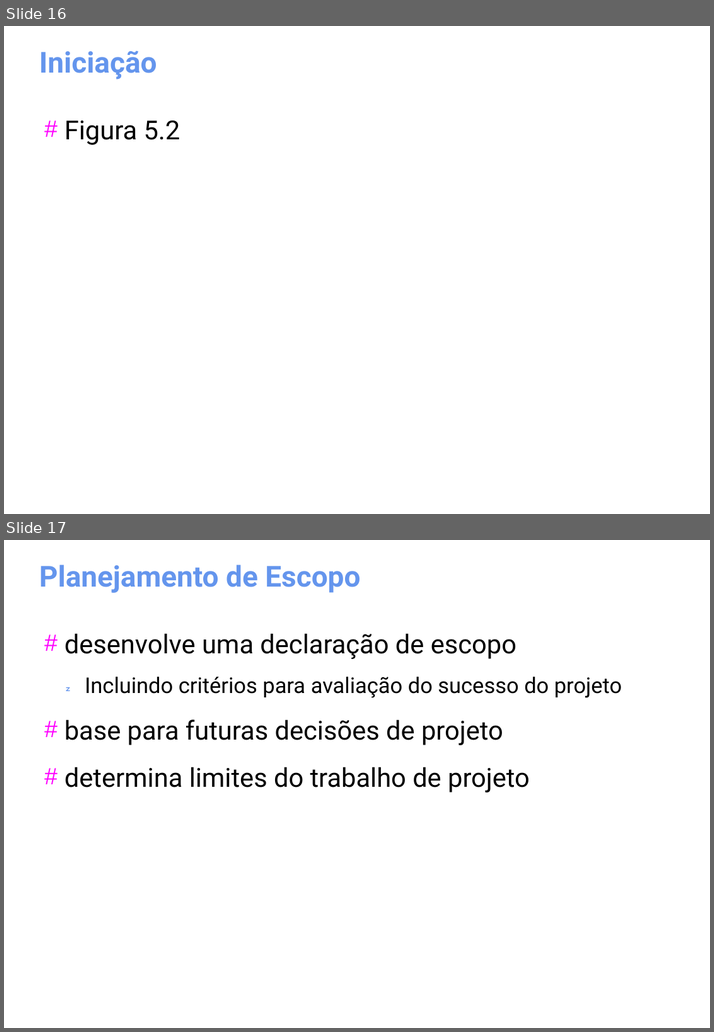
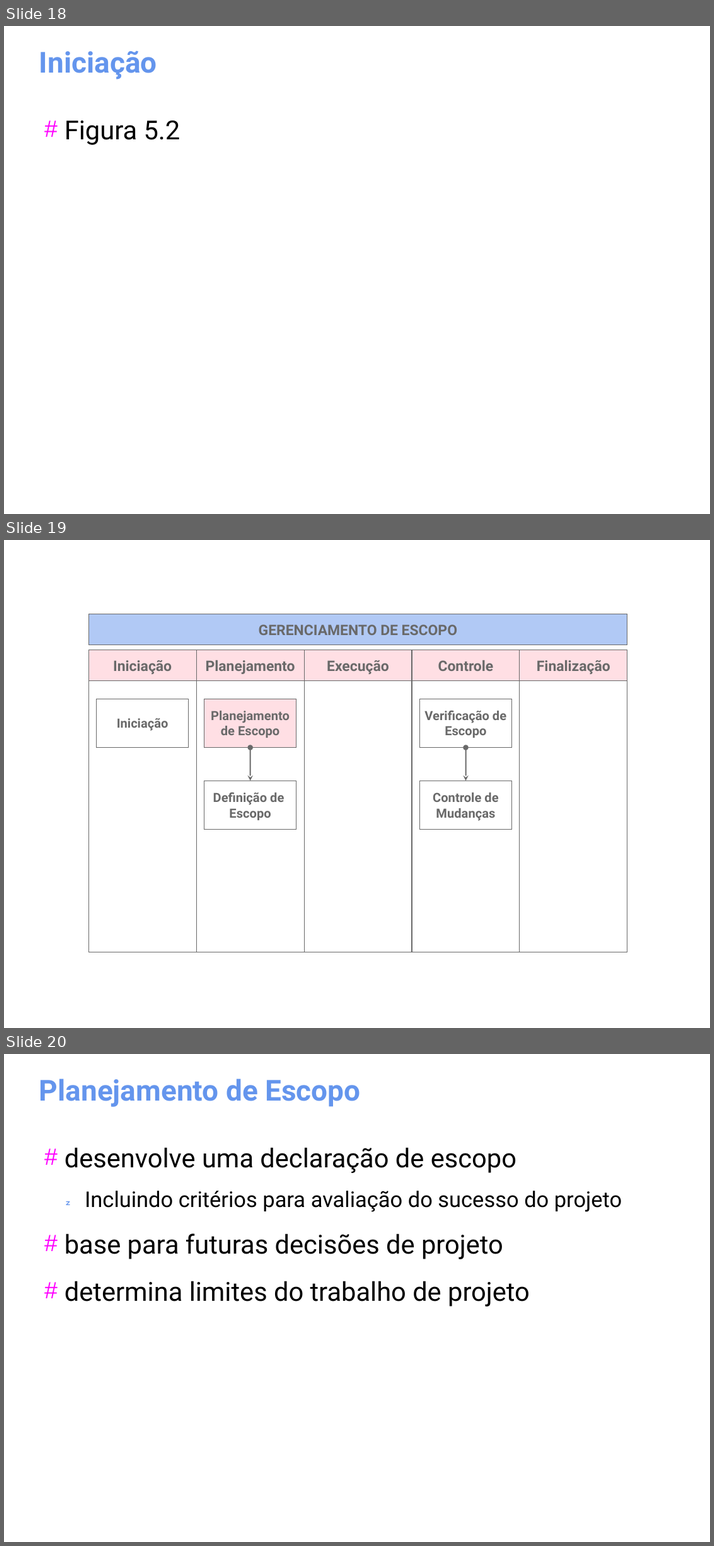
Before and after one commit to gomesluiz/gestao-de-projetos, a slide deck: aulas/project-aula-01.odp. Shown one above the other, each under a label of ours: slides 16 and 17 before the commit, slides 18, 19 and 20 after it. The pictures are 714x1032 and 714x1546 pixels, drawn with LibreOffice and Linux fonts; fonts in the diff are those of the drawing. Boxes give left, top, right and bottom in pixels: in the first picture for what was removed or moved away, otherwise in the second. Text is boxed around its words. In the diff, an @@ line names an element or a change of style, - is before the commit and + after.

```diff
--- a/aulas/project-aula-01.odp
+++ b/aulas/project-aula-01.odp
@@ slide 19 added at [4,540,710,1028], background #FFFFFF @@
@@ rectangle added at [88,614,627,645], fill #6495ED at 50% opacity, outline #696969 0 pt, 16 pt, text #696969, bold @@
+GERENCIAMENTO DE ESCOPO
@@ rectangle added at [88,650,196,953], fill #FFFFFF, outline #696969 0 pt @@
@@ rectangle added at [88,650,196,680], fill #FFC0CB at 50% opacity, outline #696969 0 pt, 16 pt, text #696969, bold @@
+Iniciação
@@ rectangle added at [196,650,303,953], fill #FFFFFF, outline #696969 0 pt @@
@@ rectangle added at [196,650,303,680], fill #FFC0CB at 50% opacity, outline #696969 0 pt, 16 pt, text #696969, bold @@
+Planejamento
@@ rectangle added at [304,650,412,953], fill #FFFFFF, outline #696969 0 pt @@
@@ rectangle added at [304,650,412,680], fill #FFC0CB at 50% opacity, outline #696969 0 pt, 16 pt, text #696969, bold @@
+Execução
@@ rectangle added at [412,650,519,953], fill #FFFFFF, outline #696969 0 pt @@
@@ rectangle added at [412,650,519,680], fill #FFC0CB at 50% opacity, outline #696969 0 pt, 16 pt, text #696969, bold @@
+Controle
@@ rectangle added at [519,650,626,953], fill #FFFFFF, outline #696969 0 pt @@
@@ rectangle added at [519,650,626,680], fill #FFC0CB at 50% opacity, outline #696969 0 pt, 16 pt, text #696969, bold @@
+Finalização
@@ rectangle added at [97,699,189,748], fill #FFFFFF, outline #696969 0 pt, 14 pt, text #696969, bold @@
+Iniciação
@@ rectangle added at [204,699,296,748], fill #FFC0CB at 50% opacity, outline #696969 0 pt, 14 pt, text #696969, bold @@
+Planejamento
+de Escopo
@@ rectangle added at [419,699,512,748], fill #FFFFFF, outline #696969 0 pt, 14 pt, text #696969, bold @@
+Verificação de
+Escopo
@@ double arrow added from (250, 748) to (250, 781), #696969 1.42 pt @@
@@ double arrow added from (466, 748) to (466, 781), #696969 1.42 pt @@
@@ rectangle added at [204,781,296,830], fill #FFFFFF, outline #696969 0 pt, 14 pt, text #696969, bold @@
+Definição de
+Escopo
@@ rectangle added at [419,781,512,830], fill #FFFFFF, outline #696969 0 pt, 14 pt, text #696969, bold @@
+Controle de
+Mudanças
@@ what was slide 16 is now slide 18 @@
@@ what was slide 17 is now slide 20 @@
```
Also in this commit, not shown: 8 slides changed, 25 other slides added, 2 slides removed.
